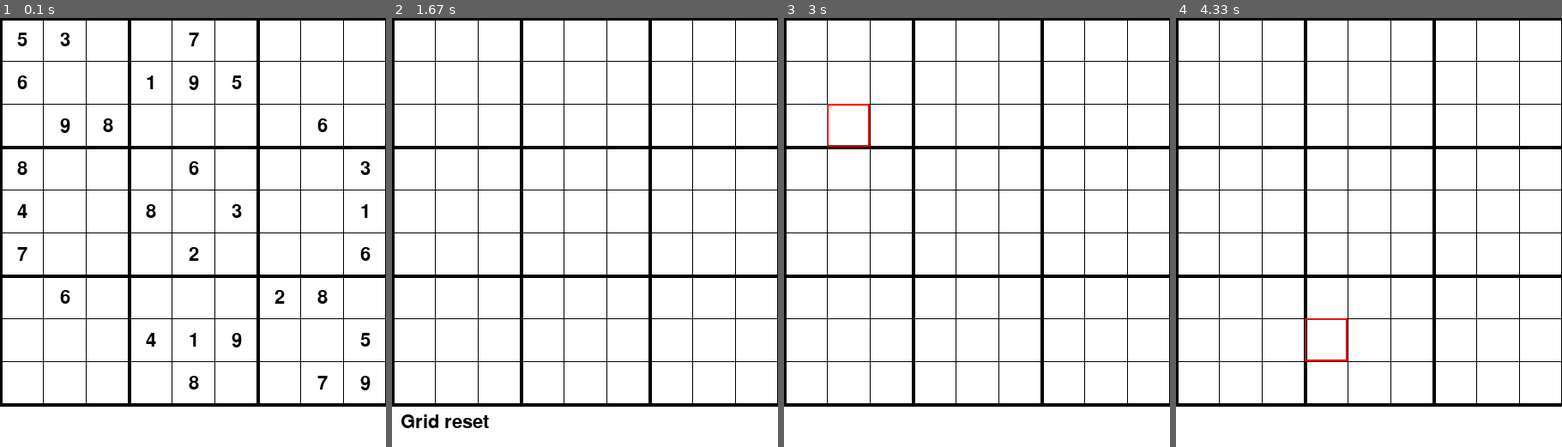
Above: before the commit, frames 1-4 (left to right).
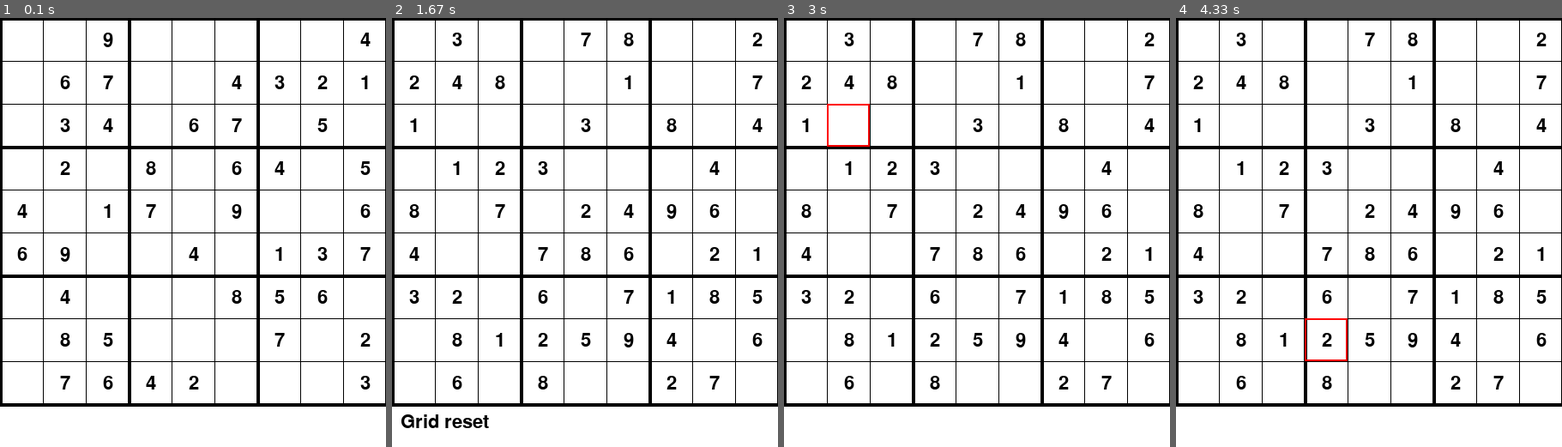
Above: after the commit, the same moments.

Repository: ms2176/Sudoku
Game: pygame game, started from main.py
Same seed, same stepped clock (60 frames per second), same inputs: the game is played once before the commit and once after it.
Inputs (mouse positions are in pixels of both pictures, inside the frame that each line leads up to):
- Up to frame 1 (0.1 s): no input
- Up to frame 2 (1.67 s): click (585, 232) at 0.38 s; tap Enter at 0.67 s; click "Puzzle solved!" at 1.05 s; hold R from 1.33 s (still down); move the mouse to (631, 271) at 1.37 s
- Up to frame 3 (3 s): release R at 1.8 s; click (838, 219) at 1.93 s; click (965, 159) at 2.27 s; click (915, 90) at 2.6 s; click (830, 138) at 2.93 s
- Up to frame 4 (4.33 s): click (1450, 155) at 3.27 s; click (1253, 86) at 3.6 s; click (1260, 279) at 3.93 s; click (1311, 356) at 4.27 s

The runs differ from the first frame. In frame 1, 2.6% of the frame differs, in the area x 4-96%, y 3-87%; in frame 2, 2.3%; in frame 3, 2.3%; in frame 4, 2.3%.

Commit message:
Generate random Sudoku grid with given size and difficulty

Diff:
--- a/main.py
+++ b/main.py
@@ -1,21 +1,13 @@
 import pygame
 import sys
-from sudoku_solver import solve_sudoku, is_safe, get_hint
+from sudoku_solver import generate_sudoku_grid
 from pygame_interface import PygameInterface
 
 def main():
     pygame.init()
-    grid = [[5, 3, 0, 0, 7, 0, 0, 0, 0],
-            [6, 0, 0, 1, 9, 5, 0, 0, 0],
-            [0, 9, 8, 0, 0, 0, 0, 6, 0],
-            [8, 0, 0, 0, 6, 0, 0, 0, 3],
-            [4, 0, 0, 8, 0, 3, 0, 0, 1],
-            [7, 0, 0, 0, 2, 0, 0, 0, 6],
-            [0, 6, 0, 0, 0, 0, 2, 8, 0],
-            [0, 0, 0, 4, 1, 9, 0, 0, 5],
-            [0, 0, 0, 0, 8, 0, 0, 7, 9]]
+    grid = generate_sudoku_grid(9, 0.5)
     size = 9
-    difficulty = "medium"
+    difficulty = 0.5
     interface = PygameInterface(grid, size, difficulty)
     interface.run()
 
--- a/pygame_interface.py
+++ b/pygame_interface.py
@@ -1,6 +1,6 @@
 import pygame
 import sys
-from sudoku_solver import solve_sudoku, is_safe, get_hint
+from sudoku_solver import solve_sudoku, is_safe, get_hint, generate_sudoku_grid
 
 class PygameInterface:
     def __init__(self, grid, size, difficulty):
@@ -45,9 +45,9 @@
 
     def get_cell_from_pos(self, pos):
         x, y = pos
-        if x < self.size * 50 and y < self.size * 50:
-            return y // 50, x // 50
-        return None
+        if x < 0 or x > self.size * 50 or y < 0 or y > self.size * 50:
+            return None
+        return y // 50, x // 50
 
     def run(self):
         running = True
@@ -80,7 +80,7 @@
                             else:
                                 self.status_message = "No solution exists for this puzzle."
                     elif event.key == pygame.K_r:
-                        self.grid = [[0]*self.size for _ in range(self.size)]
+                        self.grid = generate_sudoku_grid(self.size, self.difficulty)
                         self.history = []
                         self.status_message = "Grid reset"
                     elif event.key == pygame.K_SPACE:
--- a/sudoku_solver.py
+++ b/sudoku_solver.py
@@ -1,3 +1,5 @@
+import random
+
 def is_safe(grid, row, col, num):
     """
     Check if it will be legal to assign num to the given row, col
@@ -34,6 +36,34 @@
                 return False
     return True
 
+def generate_sudoku_grid(size=9, difficulty=0.5):
+    """
+    Generate a random Sudoku grid with a given size and difficulty
+    """
+    grid = [[0]*size for _ in range(size)]
+    def generate_grid(row=0, col=0):
+        if row == size - 1 and col == size:
+            return True
+        if col == size:
+            row += 1
+            col = 0
+        if grid[row][col] > 0:
+            return generate_grid(row, col + 1)
+        for num in random.sample(range(1, size + 1), size):
+            if is_safe(grid, row, col, num):
+                grid[row][col] = num
+                if generate_grid(row, col + 1):
+                    return True
+        grid[row][col] = 0
+        return False
+    generate_grid()
+    # Remove some numbers to make it solvable
+    for i in range(size):
+        for j in range(size):
+            if random.random() < difficulty:
+                grid[i][j] = 0
+    return grid
+
 def get_hint(grid):
     """
     Get a hint for the next move
